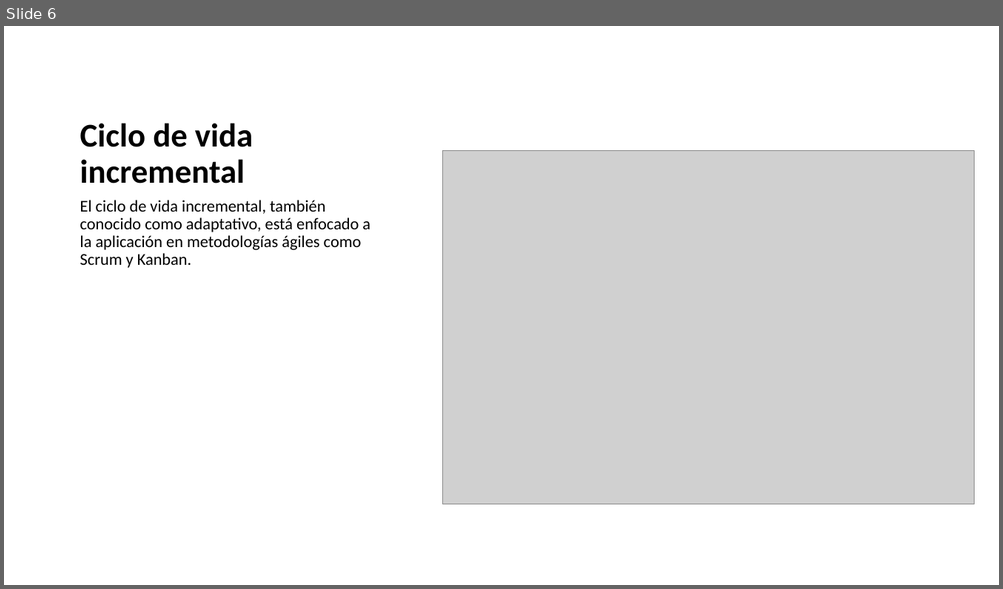
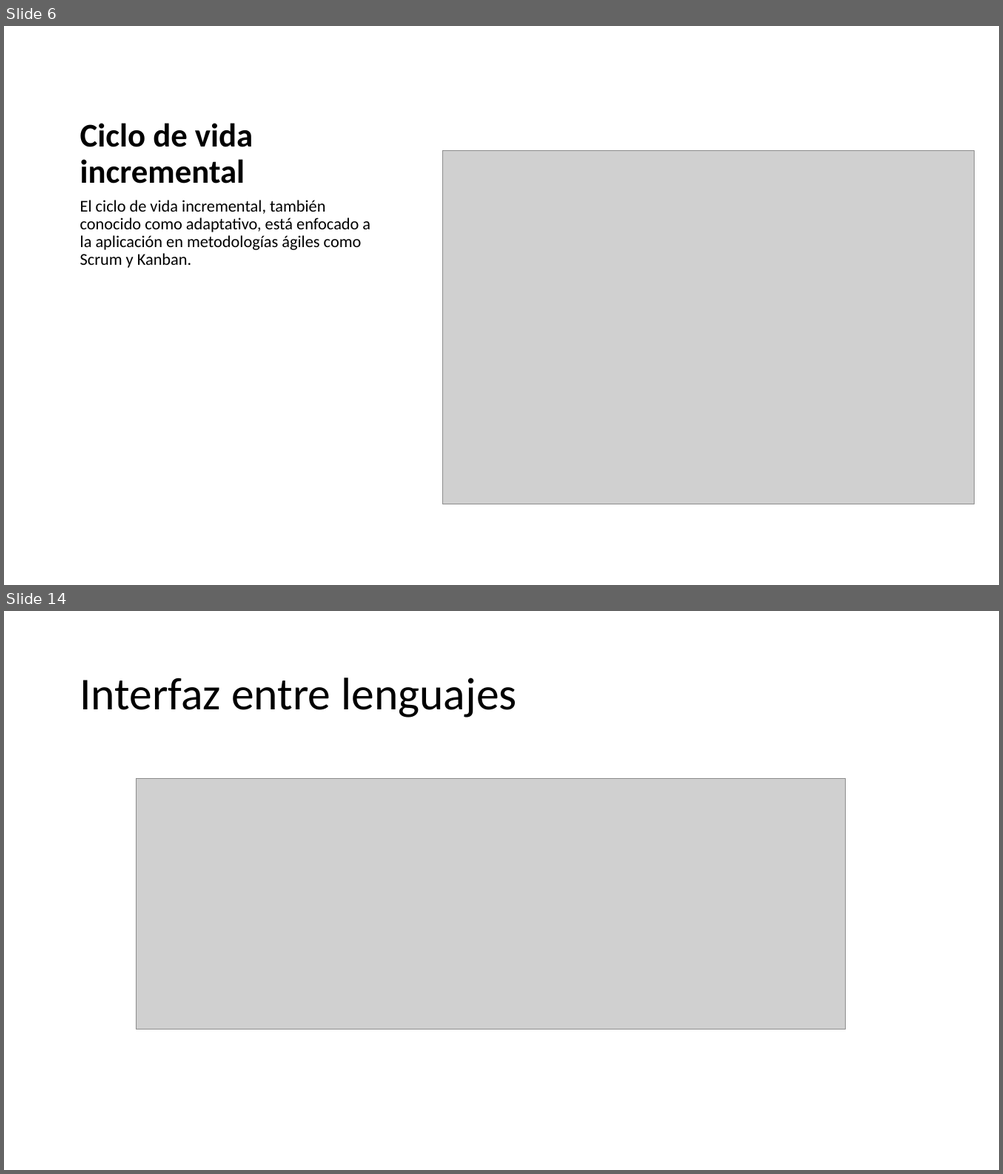
Before and after one commit to tehuano/hsm-interface, a slide deck: doc/raspberry_de0_hsm.pptx. Shown one above the other, each under a label of ours: slide 6 before the commit, slides 6 and 14 after it; the slides between them are not shown. The pictures are 1003x589 and 1003x1174 pixels, drawn with LibreOffice and Linux fonts; fonts in the diff are those of the drawing; grey boxes stand for pictures. Boxes give left, top, right and bottom in pixels: in the first picture for what was removed or moved away, otherwise in the second. Text is boxed around its words. In the diff, an @@ line names an element or a change of style, - is before the commit and + after.

```diff
--- a/doc/raspberry_de0_hsm.pptx
+++ b/doc/raspberry_de0_hsm.pptx
@@ slide 14 added at (4, 611, 999, 1170), background #FFFFFF @@
@@ title added at (79, 678, 516, 718), 44 pt, text #000000 @@
+Interfaz entre lenguajes
@@ picture added at (136, 779, 845, 1030) @@
```
Also in this commit, not shown: 21 other slides added, 37 other files.
